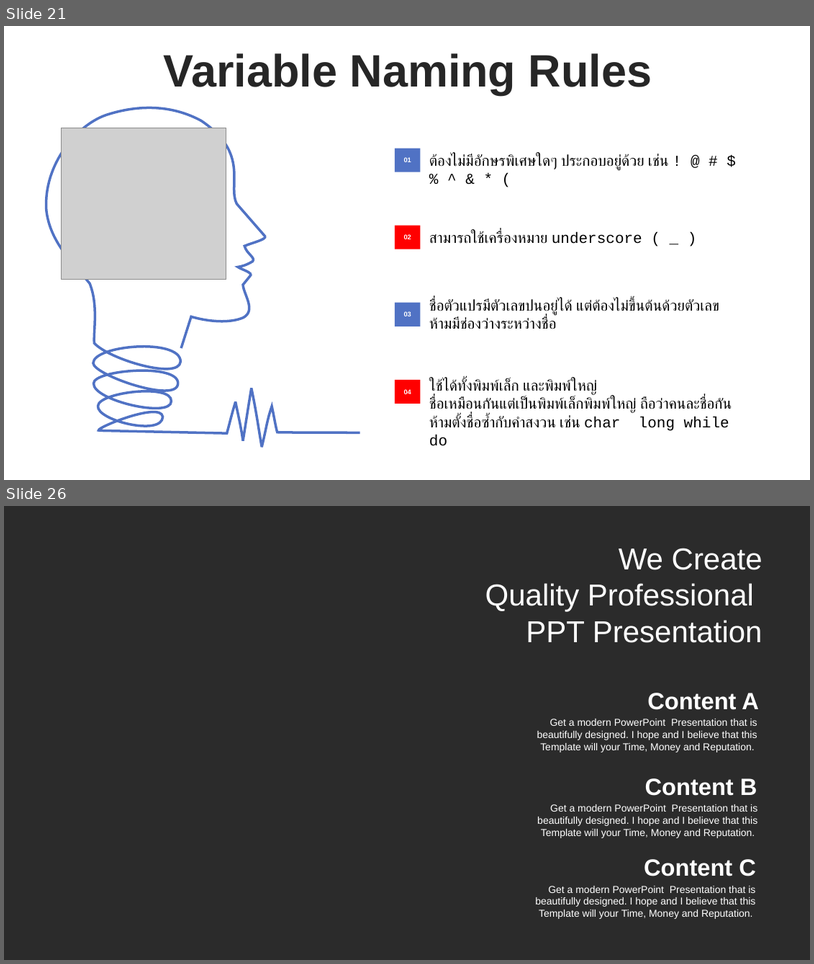
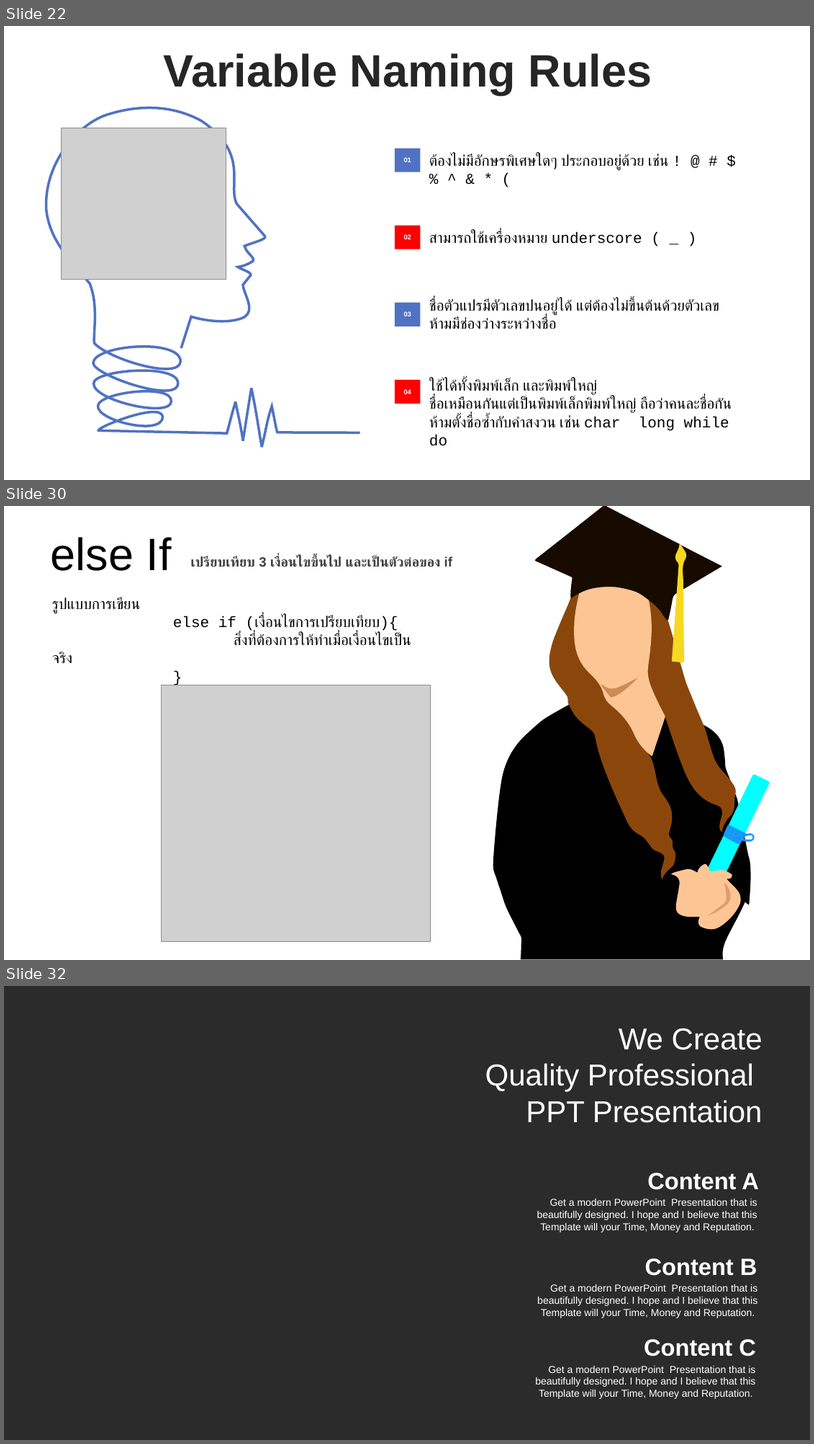
Before and after one commit to WatcharapolxFa/SolveProblemsIn-C-Language, a slide deck: LearnC/C.pptx. Shown one above the other, each under a label of ours: slides 21 and 26 before the commit, slides 22, 30 and 32 after it; the slides between them are not shown. The pictures are 814x964 and 814x1444 pixels, drawn with LibreOffice and Linux fonts; fonts in the diff are those of the drawing; grey boxes stand for pictures; background and template pictures are left out; a plain dark background stands for a picture behind light text. Boxes give left, top, right and bottom in pixels: in the first picture for what was removed or moved away, otherwise in the second. Text is boxed around its words. In the diff, an @@ line names an element or a change of style, - is before the commit and + after.

```diff
--- a/LearnC/C.pptx
+++ b/LearnC/C.pptx
@@ slide 30 added at [4, 506, 810, 960], background #FFFFFF @@
@@ text added at [51, 537, 172, 571], 54 pt, text #000000 @@
+else If
@@ text added at [190, 556, 453, 567], 16 pt, text #404040, bold @@
+เปรียบเทียบ 3 เงื่อนไขขึ้นไป และเป็นตัวต่อของ if
@@ text added at [52, 597, 412, 646], 18 pt, text #000000 @@
+รูปแบบการเขียน
+else if (เงื่อนไขการเปรียบเทียบ){
+สิ่งที่ต้องการให้ทำเมื่อเงื่อนไขเป็นจริง
+}
@@ picture added at [162, 685, 431, 942] @@
@@ group added at [494, 506, 770, 959]: 11 freeform shapes @@
@@ what was slide 21 is now slide 22 @@
@@ what was slide 26 is now slide 32 @@
```
Also in this commit, not shown: 1 slide changed, 9 other slides added, 3 slides removed, 2 other files.
